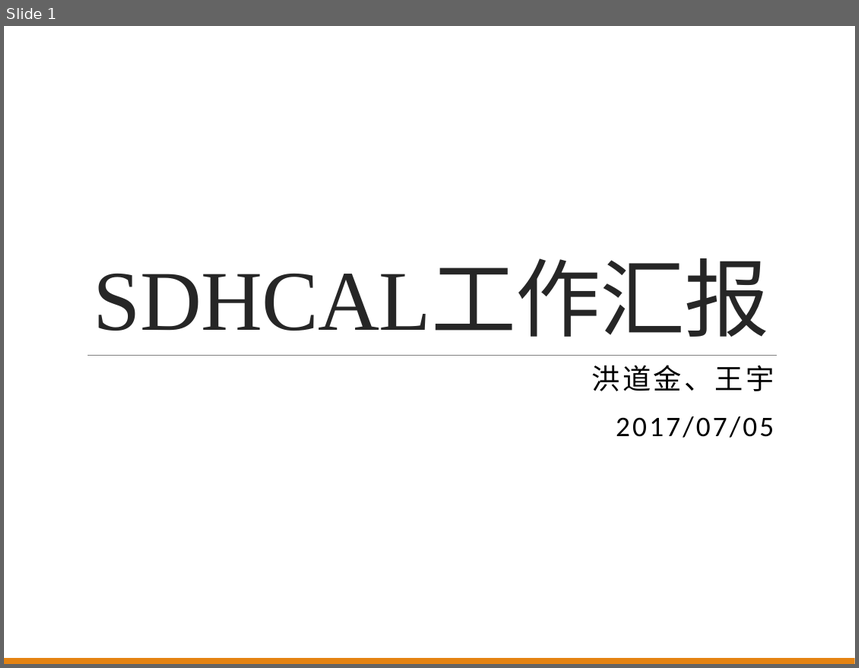
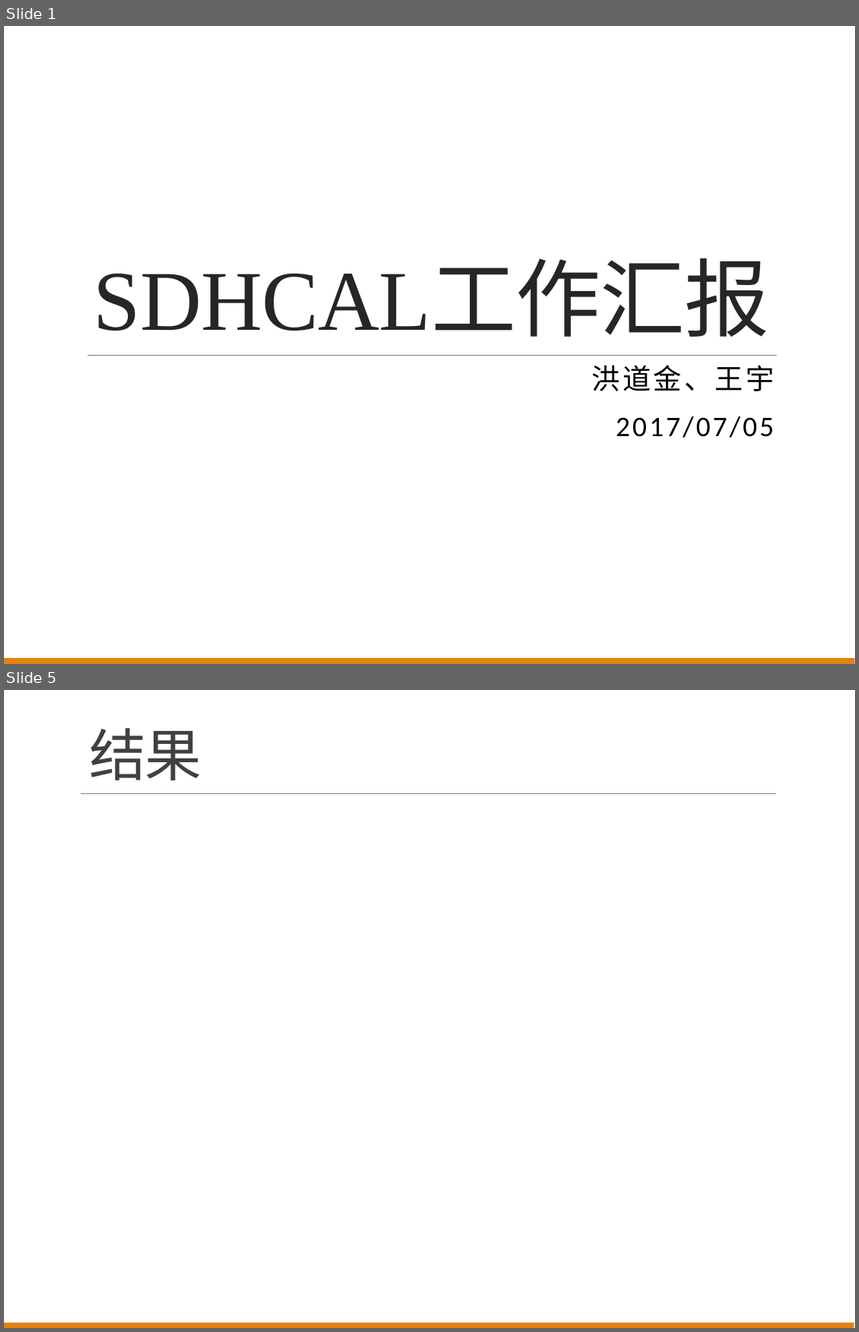
Before and after one commit to wyu0725/SDHCAL_DAQ, a slide deck: Slides/SDHCALReport20170705.pptx. Shown one above the other, each under a label of ours: slide 1 before the commit, slides 1 and 5 after it; the slides between them are not shown. The pictures are 859x668 and 859x1332 pixels, drawn with LibreOffice and Linux fonts; fonts in the diff are those of the drawing; grey boxes stand for pictures. Boxes give left, top, right and bottom in pixels: in the first picture for what was removed or moved away, otherwise in the second. Text is boxed around its words. In the diff, an @@ line names an element or a change of style, - is before the commit and + after.

```diff
--- a/Slides/SDHCALReport20170705.pptx
+++ b/Slides/SDHCALReport20170705.pptx
@@ slide 5 added at [4, 690, 855, 1328], background #FFFFFF @@
@@ title added at [89, 728, 202, 780], 48 pt, text #404040 @@
+结果
@@ line added from (81, 794) to (776, 794), #808080 0.5 pt @@
@@ rectangle added at [4, 1323, 854, 1328], fill #E48312 @@
```
Also in this commit, not shown: 2 slides changed, 4 other slides added.
